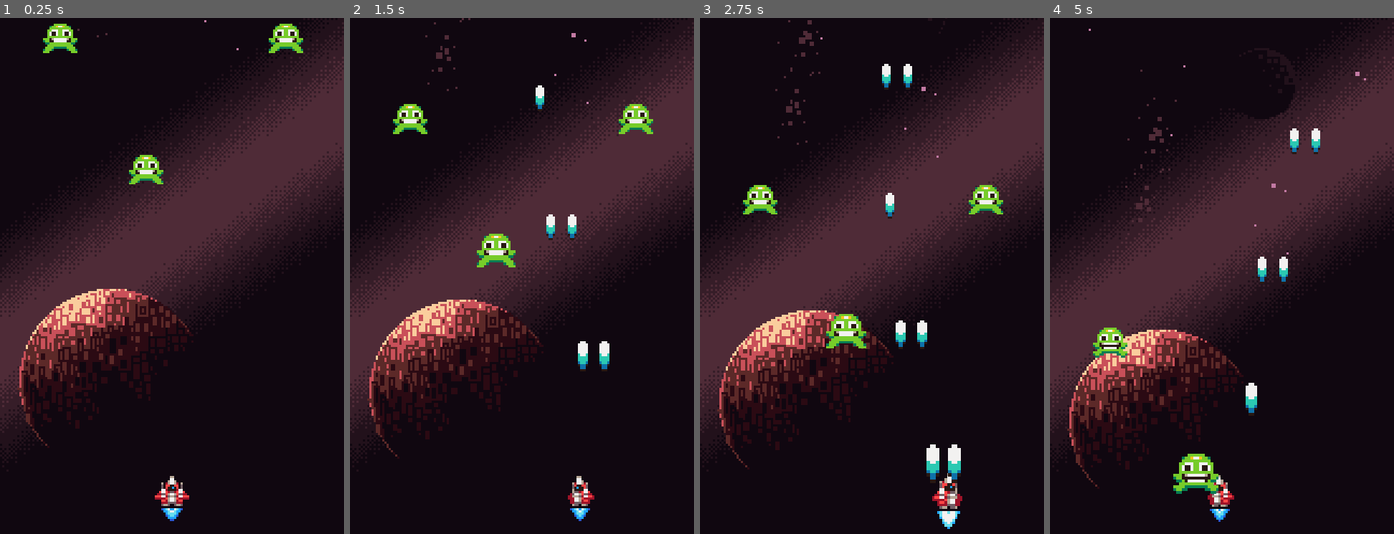
Above: before the commit, frames 1-4 (left to right).
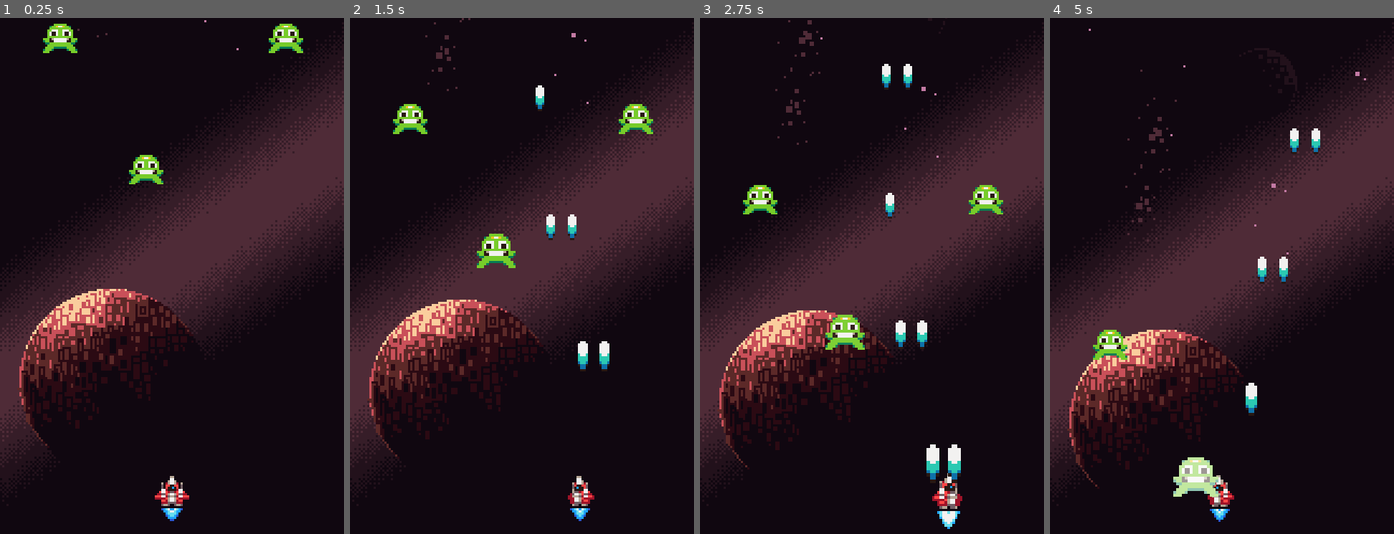
Above: after the commit, the same moments.

Repository: jordan95v/galaxy_defiance
Game: Godot game, scene res://scenes/main/main.tscn
The game is run twice, just before and just after one commit, with the same random seed, the same clock (stepped at 60 frames per second) and the same inputs.
Inputs:
- Up to frame 1 (0.25 s): no input
- Up to frame 2 (1.5 s): hold D (bank_right) 0.53-1.28 s; hold A (bank_left) from 1.28 s (still down)
- Up to frame 3 (2.75 s): release A (bank_left) at 2.03 s; hold D (bank_right) from 2.03 s (still down)
- Up to frame 4 (5 s): release D (bank_right) at 3.53 s; hold A (bank_left) from 3.53 s (still down)

The runs differ from the first frame. In frame 1, 12% of the frame differs, in the area x 0-100%, y 1-87%; in frame 2, 12%; in frame 3, 12%; in frame 4, 14%, in the area x 0-100%, y 1-93%.

Commit message:
Added flash animation for enemy.

Diff:
--- /dev/null
+++ b/scenes/components/flash_component/flash_component.gd
@@ -0,0 +1,23 @@
+extends Node
+
+@export var hurtbox_component: HurtboxComponent
+@export var animated_sprite: AnimatedSprite2D
+const FLASH_MATERIAL: ShaderMaterial = preload(
+	"res://scenes/game_objects/enemies/flash_material.tres"
+)
+var original_material: Material
+
+
+func _ready() -> void:
+	hurtbox_component.hurt.connect(on_hurt)
+	original_material = animated_sprite.material
+
+
+func on_hurt() -> void:
+	var timer: Timer = Timer.new()
+	add_child(timer)
+	timer.wait_time = 0.2
+	animated_sprite.material = FLASH_MATERIAL
+	timer.start()
+	await timer.timeout
+	animated_sprite.material = original_material
--- /dev/null
+++ b/scenes/components/flash_component/flash_component.tscn
@@ -0,0 +1,6 @@
+[gd_scene load_steps=2 format=3 uid="uid://b1xammmwkudun"]
+
+[ext_resource type="Script" path="res://scenes/components/flash_component/flash_component.gd" id="1_uv7ph"]
+
+[node name="FlashComponent" type="Node"]
+script = ExtResource("1_uv7ph")
--- a/scenes/components/health_component/health_component.gd
+++ b/scenes/components/health_component/health_component.gd
@@ -2,8 +2,6 @@
 extends Node
 
 signal no_health
-signal health_changed(remaining_health: int)
-
 @export var health: int = 5
 
 
--- a/scenes/components/move_component/move_component.gd
+++ b/scenes/components/move_component/move_component.gd
@@ -1,4 +1,4 @@
-class_name MoveCompenent
+class_name MoveComponent
 extends Node
 
 @export var actor: Node2D
--- a/scenes/components/move_input_component/move_input_component.gd
+++ b/scenes/components/move_input_component/move_input_component.gd
@@ -1,6 +1,6 @@
 extends Node
 
-@export var move_component: MoveCompenent
+@export var move_component: MoveComponent
 @export var move_stats: MoveStats
 
 
--- a/scenes/components/scale_component/scale_component.gd
+++ b/scenes/components/scale_component/scale_component.gd
@@ -8,7 +8,6 @@
 func tween_scale() -> void:
 	if not actor:
 		return
-
 	var tween: Tween = create_tween().set_ease(Tween.EASE_OUT).set_trans(Tween.TRANS_CUBIC)
 	tween.tween_property(actor, "scale", target_scale, duration * 0.1).from_current()
 	tween.tween_property(actor, "scale", Vector2.ONE, duration * 0.9).from(target_scale)
--- a/scenes/components/shake_component/shake_component.gd
+++ b/scenes/components/shake_component/shake_component.gd
@@ -3,28 +3,17 @@
 
 var shake_strength: float = 0
 @export var sprite: AnimatedSprite2D
-@export var hurtbox_component: HurtboxComponent
-@export var scale_component: ScaleComponent
 
 
-func _ready() -> void:
-	hurtbox_component.hurt.connect(on_hurt)
-
-
-func on_hurt() -> void:
+func apply_random_shake() -> void:
 	shake_strength = randf_range(4, 8)
-	if not scale_component:
-		return
-	scale_component.tween_scale()
 
 
 func _process(_delta: float) -> void:
-	if not sprite:
+	if not sprite or not shake_strength:
 		return
 	sprite.position = Vector2(
 		randf_range(-shake_strength, shake_strength),
 		randf_range(-shake_strength, shake_strength)
 	)
-	if not shake_strength:
-		return
 	shake_strength = move_toward(shake_strength, 0, 1)
--- a/scenes/game_objects/enemies/basic_enemy.gd
+++ b/scenes/game_objects/enemies/basic_enemy.gd
@@ -4,11 +4,21 @@
 @onready var health_component: HealthComponent = $HealthComponent
 @onready var animated_sprite_2d: AnimatedSprite2D = $AnimatedSprite2D
 @onready var hurtbox_component: HurtboxComponent = $HurtboxComponent
+@onready var animation_player: AnimationPlayer = $AnimationPlayer
+@onready var scale_component: ScaleComponent = $ScaleComponent
+@onready var shake_component: ShakeComponent = $ShakeComponent
 
 
 func _ready() -> void:
 	visible_on_screen_notifier_2d.screen_exited.connect(queue_free)
 	health_component.no_health.connect(on_no_health)
+	hurtbox_component.hurt.connect(on_hurt)
+
+
+func on_hurt() -> void:
+	scale_component.tween_scale()
+	shake_component.apply_random_shake()
+	animation_player.play("flash")
 
 
 func on_no_health() -> void:
--- a/scenes/game_objects/enemies/basic_enemy.tscn
+++ b/scenes/game_objects/enemies/basic_enemy.tscn
@@ -6,14 +6,43 @@
 [ext_resource type="Script" path="res://scenes/components/scale_component/scale_component.gd" id="2_j7tvd"]
 [ext_resource type="Script" path="res://scenes/components/hurtbox_component/hurtbox_component.gd" id="5_6untt"]
 [ext_resource type="Script" path="res://scenes/components/shake_component/shake_component.gd" id="5_ig64b"]
+[ext_resource type="Material" uid="uid://ctvdkbwqfq3nk" path="res://scenes/game_objects/enemies/flash_material.tres" id="7_vru20"]
+
+[sub_resource type="Animation" id="Animation_yipql"]
+resource_name = "flash"
+length = 0.3
+tracks/0/type = "value"
+tracks/0/imported = false
+tracks/0/enabled = true
+tracks/0/path = NodePath("AnimatedSprite2D:material:shader_parameter/flash_pourcentage")
+tracks/0/interp = 1
+tracks/0/loop_wrap = true
+tracks/0/keys = {
+"times": PackedFloat32Array(0, 0.3),
+"transitions": PackedFloat32Array(1, 1),
+"update": 0,
+"values": [0.9, 0.0]
+}
+
+[sub_resource type="AnimationLibrary" id="AnimationLibrary_sto60"]
+_data = {
+"flash": SubResource("Animation_yipql")
+}
 
 [node name="BasicEnemy" type="Node2D"]
 script = ExtResource("1_oif87")
 
+[node name="AnimationPlayer" type="AnimationPlayer" parent="."]
+libraries = {
+"": SubResource("AnimationLibrary_sto60")
+}
+
+[node name="VisibleOnScreenNotifier2D" type="VisibleOnScreenNotifier2D" parent="."]
+
 [node name="HealthComponent" type="Node" parent="."]
 script = ExtResource("2_hlmxa")
 
-[node name="MoveCompenent" type="Node" parent="." node_paths=PackedStringArray("actor")]
+[node name="MoveComponent" type="Node" parent="." node_paths=PackedStringArray("actor")]
 script = ExtResource("1_033tt")
 actor = NodePath("..")
 
@@ -22,11 +51,9 @@
 actor = NodePath("../AnimatedSprite2D")
 target_scale = Vector2(1.35, 1.35)
 
-[node name="ShakeComponent" type="Node" parent="." node_paths=PackedStringArray("sprite", "hurtbox_component", "scale_component")]
+[node name="ShakeComponent" type="Node" parent="." node_paths=PackedStringArray("sprite")]
 script = ExtResource("5_ig64b")
 sprite = NodePath("../AnimatedSprite2D")
-hurtbox_component = NodePath("../HurtboxComponent")
-scale_component = NodePath("../ScaleComponent")
 
 [node name="HurtboxComponent" type="Area2D" parent="." node_paths=PackedStringArray("health_component")]
 collision_layer = 0
@@ -34,6 +61,5 @@
 script = ExtResource("5_6untt")
 health_component = NodePath("../HealthComponent")
 
-[node name="VisibleOnScreenNotifier2D" type="VisibleOnScreenNotifier2D" parent="."]
-
 [node name="AnimatedSprite2D" type="AnimatedSprite2D" parent="."]
+material = ExtResource("7_vru20")
--- /dev/null
+++ b/scenes/game_objects/enemies/flash_material.tres
@@ -0,0 +1,9 @@
+[gd_resource type="ShaderMaterial" load_steps=2 format=3 uid="uid://ctvdkbwqfq3nk"]
+
+[ext_resource type="Shader" path="res://scenes/game_objects/enemies/flash_shader.gdshader" id="1_70jmc"]
+
+[resource]
+resource_local_to_scene = true
+shader = ExtResource("1_70jmc")
+shader_parameter/flash_color = Color(1, 1, 1, 1)
+shader_parameter/flash_pourcentage = 0.0
--- /dev/null
+++ b/scenes/game_objects/enemies/flash_shader.gdshader
@@ -0,0 +1,10 @@
+shader_type canvas_item;
+
+uniform vec4 flash_color : source_color = vec4(1.0);
+uniform float flash_pourcentage : hint_range(0.0, 1.0) = 0.0;
+
+void fragment() {
+	vec4 color = texture(TEXTURE, UV);
+	color.rgb = mix(color.rgb, flash_color.rgb, flash_pourcentage);
+	COLOR = color;
+}
--- a/scenes/game_objects/enemies/green_enemy.tscn
+++ b/scenes/game_objects/enemies/green_enemy.tscn
@@ -1,9 +1,29 @@
-[gd_scene load_steps=11 format=3 uid="uid://qpl8dcagwouc"]
+[gd_scene load_steps=13 format=3 uid="uid://qpl8dcagwouc"]
 
 [ext_resource type="PackedScene" uid="uid://b4k0gmi0kq2da" path="res://scenes/game_objects/enemies/basic_enemy.tscn" id="1_t2vxv"]
 [ext_resource type="Texture2D" uid="uid://bnxyv8ol886eh" path="res://assets/green_enemy.png" id="2_tdedi"]
 
 [sub_resource type="CircleShape2D" id="CircleShape2D_o48gh"]
+
+[sub_resource type="Shader" id="Shader_vgjah"]
+resource_local_to_scene = true
+code = "shader_type canvas_item;
+
+uniform vec4 flash_color : source_color = vec4(1.0);
+uniform float flash_pourcentage : hint_range(0.0, 1.0) = 0.0;
+
+void fragment() {
+	vec4 color = texture(TEXTURE, UV);
+	color.rgb = mix(color.rgb, flash_color.rgb, flash_pourcentage);
+	COLOR = color;
+}
+"
+
+[sub_resource type="ShaderMaterial" id="ShaderMaterial_btvld"]
+resource_local_to_scene = true
+shader = SubResource("Shader_vgjah")
+shader_parameter/flash_color = Color(1, 1, 1, 1)
+shader_parameter/flash_pourcentage = 0.0
 
 [sub_resource type="AtlasTexture" id="AtlasTexture_iv6ya"]
 atlas = ExtResource("2_tdedi")
@@ -62,15 +82,14 @@
 
 [node name="GreenEnemy" instance=ExtResource("1_t2vxv")]
 
-[node name="MoveCompenent" parent="." index="1"]
+[node name="MoveComponent" parent="." index="3"]
 velocity = Vector2(0, 30)
 
 [node name="CollisionShape2D" type="CollisionShape2D" parent="HurtboxComponent" index="0"]
 shape = SubResource("CircleShape2D_o48gh")
 
-[node name="AnimatedSprite2D" parent="." index="6"]
+[node name="AnimatedSprite2D" parent="." index="7"]
+material = SubResource("ShaderMaterial_btvld")
 sprite_frames = SubResource("SpriteFrames_yimgd")
-animation = &"die"
 autoplay = "default"
-frame = 1
-frame_progress = 0.871487
+frame_progress = 0.206221
--- a/scenes/game_objects/ship/ship.gd
+++ b/scenes/game_objects/ship/ship.gd
@@ -1,13 +1,13 @@
 extends Node2D
 
-@onready var spawn_component: SpawnComponent = $SpawnComponent
 @onready var left_cannon: Marker2D = $LeftCannon
 @onready var right_cannon: Marker2D = $RightCannon
 @onready var fire_rate_timer: Timer = $FireRateTimer
-@onready var scale_component: ScaleComponent = $ScaleComponent
-@onready var move_component: MoveCompenent = $MoveComponent
 @onready var animated_sprite_2d: AnimatedSprite2D = $Visuals/AnimatedSprite2D
 @onready var flame_animated_sprite_2d: AnimatedSprite2D = $Visuals/FlameAnimatedSprite2D
+@onready var spawn_component: SpawnComponent = $SpawnComponent
+@onready var scale_component: ScaleComponent = $ScaleComponent
+@onready var move_component: MoveComponent = $MoveComponent
 
 
 func _ready() -> void:
--- a/scenes/ui/space_background.tscn
+++ b/scenes/ui/space_background.tscn
@@ -12,7 +12,7 @@
 script = ExtResource("1_kw7e0")
 
 [node name="Sprite2D" type="Sprite2D" parent="."]
-position = Vector2(0, 240)
+position = Vector2(0, 256)
 rotation = -1.5708
 texture = ExtResource("2_7vum8")
 centered = false
Not shown: 1 places in scenes/game_objects/enemies/basic_enemy.tscn that only renumber resources
